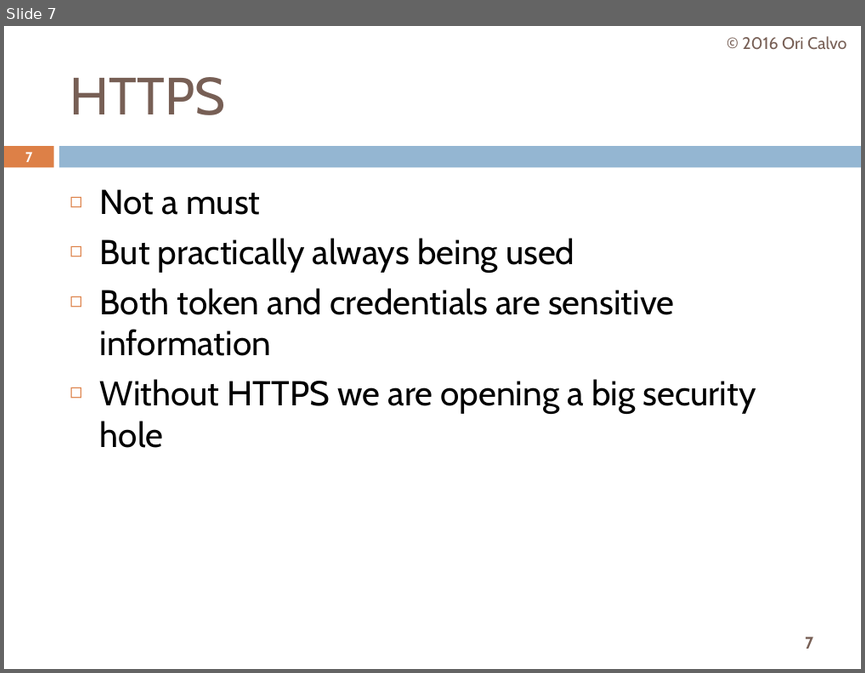
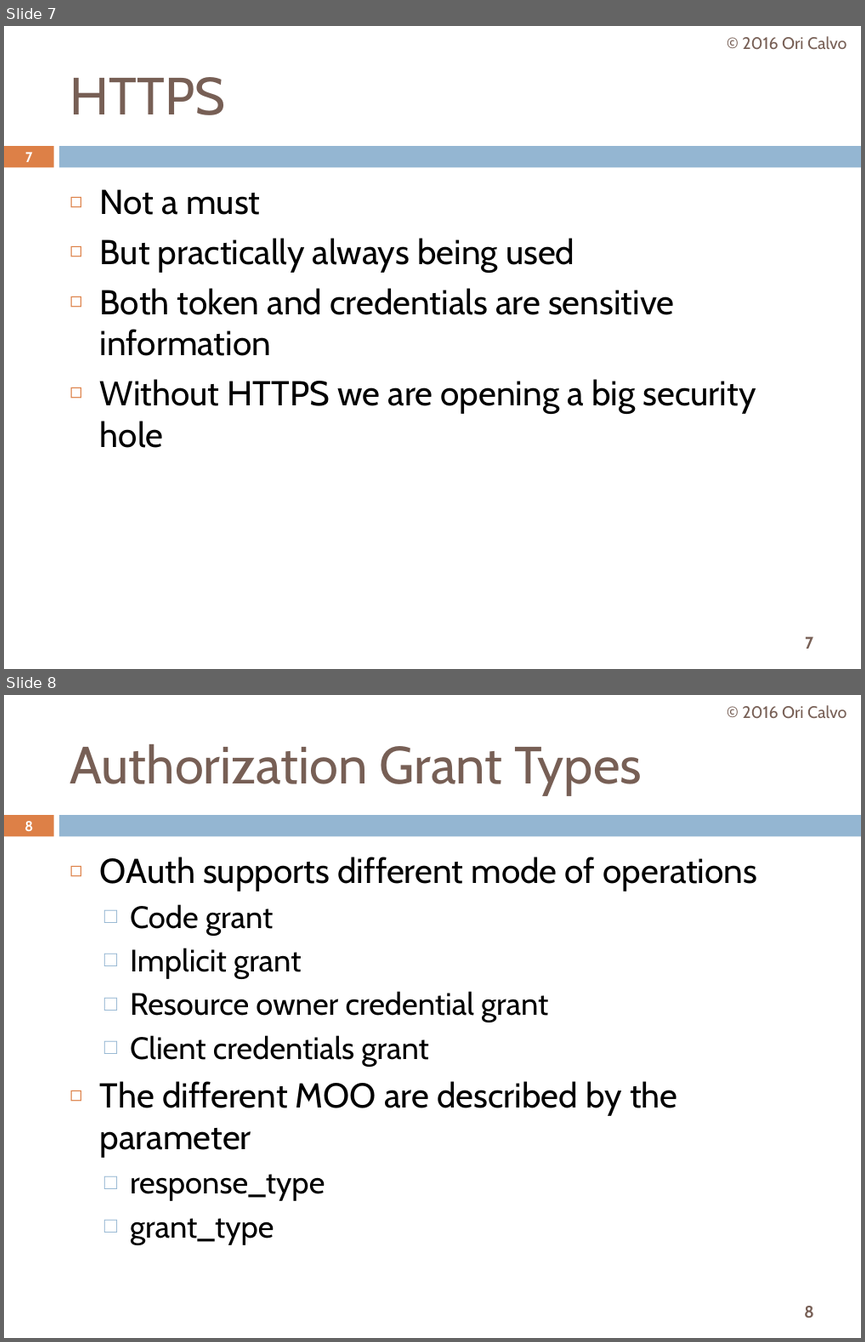
Before and after one commit to oricalvo/course-oauth, a slide deck: OAuth.pptx. Shown one above the other, each under a label of ours: slide 7 before the commit, slides 7 and 8 after it. The pictures are 865x673 and 865x1342 pixels, drawn with LibreOffice and Linux fonts; fonts in the diff are those of the drawing. Boxes give left, top, right and bottom in pixels: in the first picture for what was removed or moved away, otherwise in the second. Text is boxed around its words. In the diff, an @@ line names an element or a change of style, - is before the commit and + after.

```diff
--- a/OAuth.pptx
+++ b/OAuth.pptx
@@ slide 8 added at [4,695,861,1338], background #FFFFFF; not listed: 3 template elements that a slide beside it also shows @@
@@ text added at [742,705,846,719], 14 pt, text #775F55 @@
+© 2016 Ori Calvo
@@ title added at [69,744,642,795], 44 pt, text #775F55 @@
+Authorization Grant Types
@@ page number added at [24,821,33,831], 11.9 pt, text #FFFFFF, bold @@
+8
@@ text added at [100,857,758,1244], 26 pt, text #000000 @@
+◻ OAuth supports different mode of operations
+  □ Code grant
+  □ Implicit grant
+  □ Resource owner credential grant
+  □ Client credentials grant
+◻ The different MOO are described by the parameter
+  □ response_type
+  □ grant_type
```
Also in this commit, not shown: 6 slides changed, 8 other slides added.
